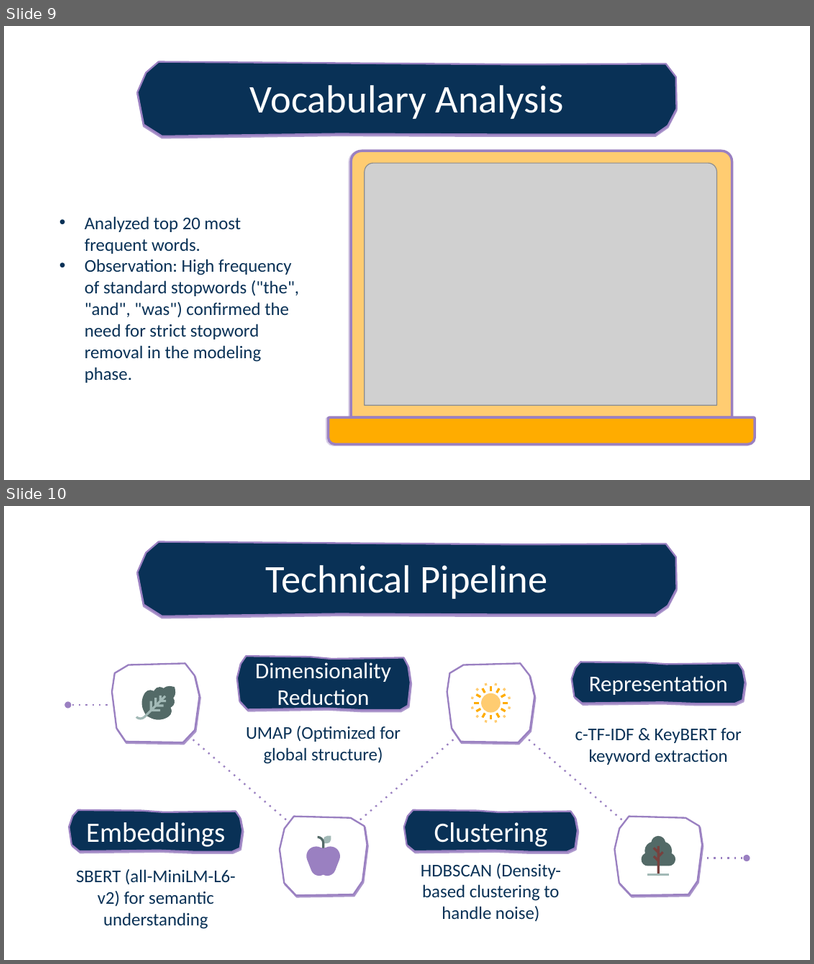
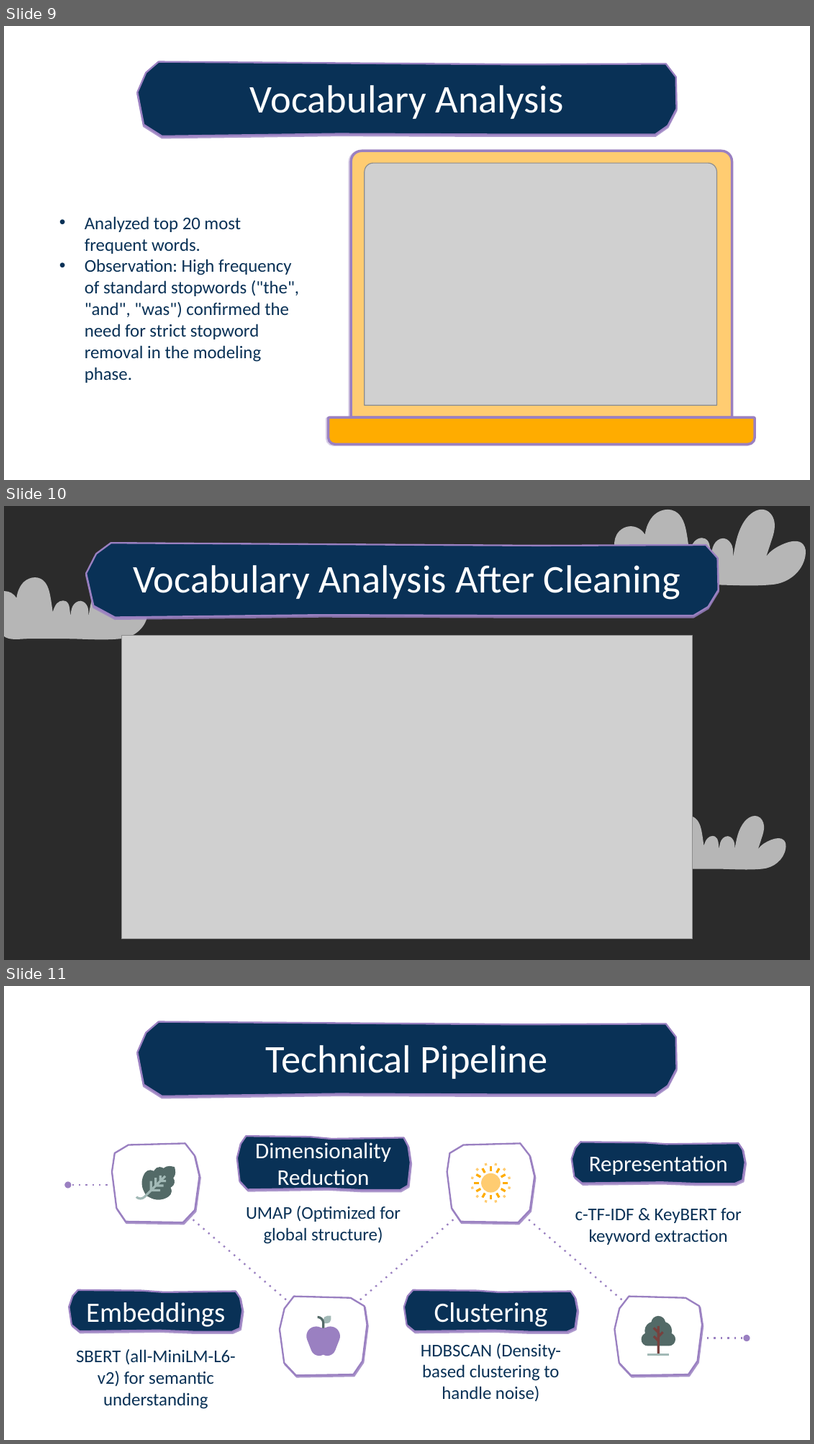
Before and after one commit to WojciechHrycenko/TopicModeling, a slide deck: Topic_Modelling_Hrycenko_Presentation.pptx. Shown one above the other, each under a label of ours: slides 9 and 10 before the commit, slides 9, 10 and 11 after it. The pictures are 814x964 and 814x1444 pixels, drawn with LibreOffice and Linux fonts; fonts in the diff are those of the drawing; grey boxes stand for pictures; background and template pictures are left out; a plain dark background stands for a picture behind light text. Boxes give left, top, right and bottom in pixels: in the first picture for what was removed or moved away, otherwise in the second. Text is boxed around its words. In the diff, an @@ line names an element or a change of style, - is before the commit and + after.

```diff
--- a/Topic_Modelling_Hrycenko_Presentation.pptx
+++ b/Topic_Modelling_Hrycenko_Presentation.pptx
@@ slide 10 added at [4, 506, 810, 960], background picture (left out); not listed: 2 template elements that a slide beside it also shows @@
@@ freeform shape added at [86, 543, 718, 618], fill #093156, outline #9A80C1 1.5 pt @@
@@ title added at [133, 565, 681, 600], 35 pt, text #FFFFFF @@
+Vocabulary Analysis After Cleaning
@@ picture added at [122, 636, 692, 938] @@
@@ freeform shape added at [651, 816, 786, 870], fill #FFFFFF at 66% opacity @@
@@ what was slide 10 is now slide 11 @@
```
Also in this commit, not shown: 10 other files.
